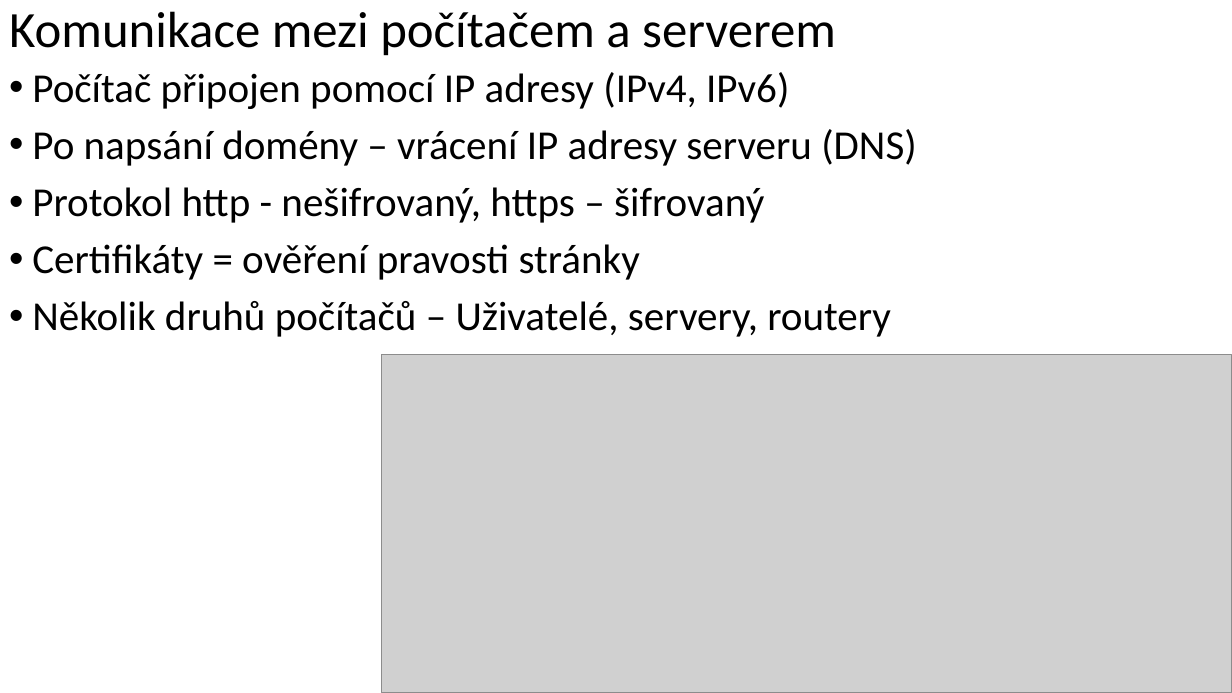
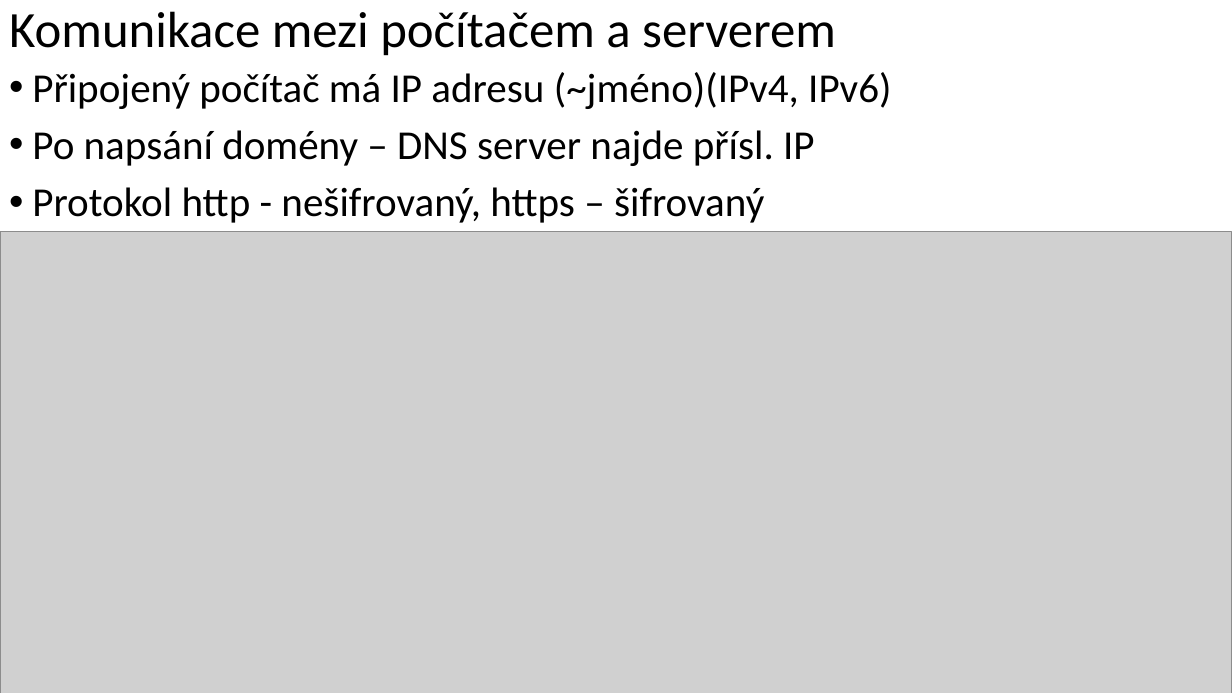
Before and after one commit to GLProgrammer/PrincipFungovaniInternetu, a slide deck: slide 4 of Princip fungvání internetu.pptx. Drawn at 1232x693 pixels with LibreOffice and Linux fonts; fonts in the diff are those of the drawing; grey boxes stand for pictures. Boxes give left, top, right and bottom in pixels: in the first picture for what was removed or moved away, otherwise in the second. Text is boxed around its words. In the diff, an @@ line names an element or a change of style, - is before the commit and + after.

```diff
--- a/Princip fungvání internetu.pptx
+++ b/Princip fungvání internetu.pptx
@@ text at [32, 72, 891, 166]: text changed @@
-• Počítač připojen pomocí IP adresy (IPv4, IPv6)
-• Po napsání domény – vrácení IP adresy serveru (DNS)
+• Připojený počítač má IP adresu (~jméno)(IPv4, IPv6)
+• Po napsání domény – DNS server najde přísl. IP
@@ picture: place and size @@
-picture at [382, 355, 1232, 693]
+picture at [0, 232, 1232, 693]
@@ text at [32, 244, 891, 337]: paragraphs removed @@
-• Certifikáty = ověření pravosti stránky
-• Několik druhů počítačů – Uživatelé, servery, routery
```
Also in this commit, not shown: 5 other slides changed, 2 slides added.
